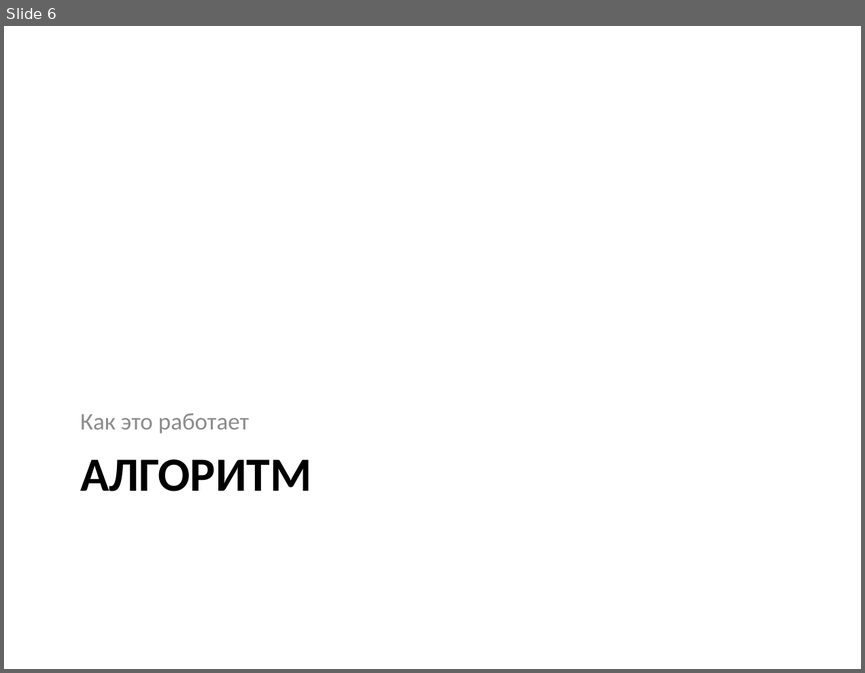
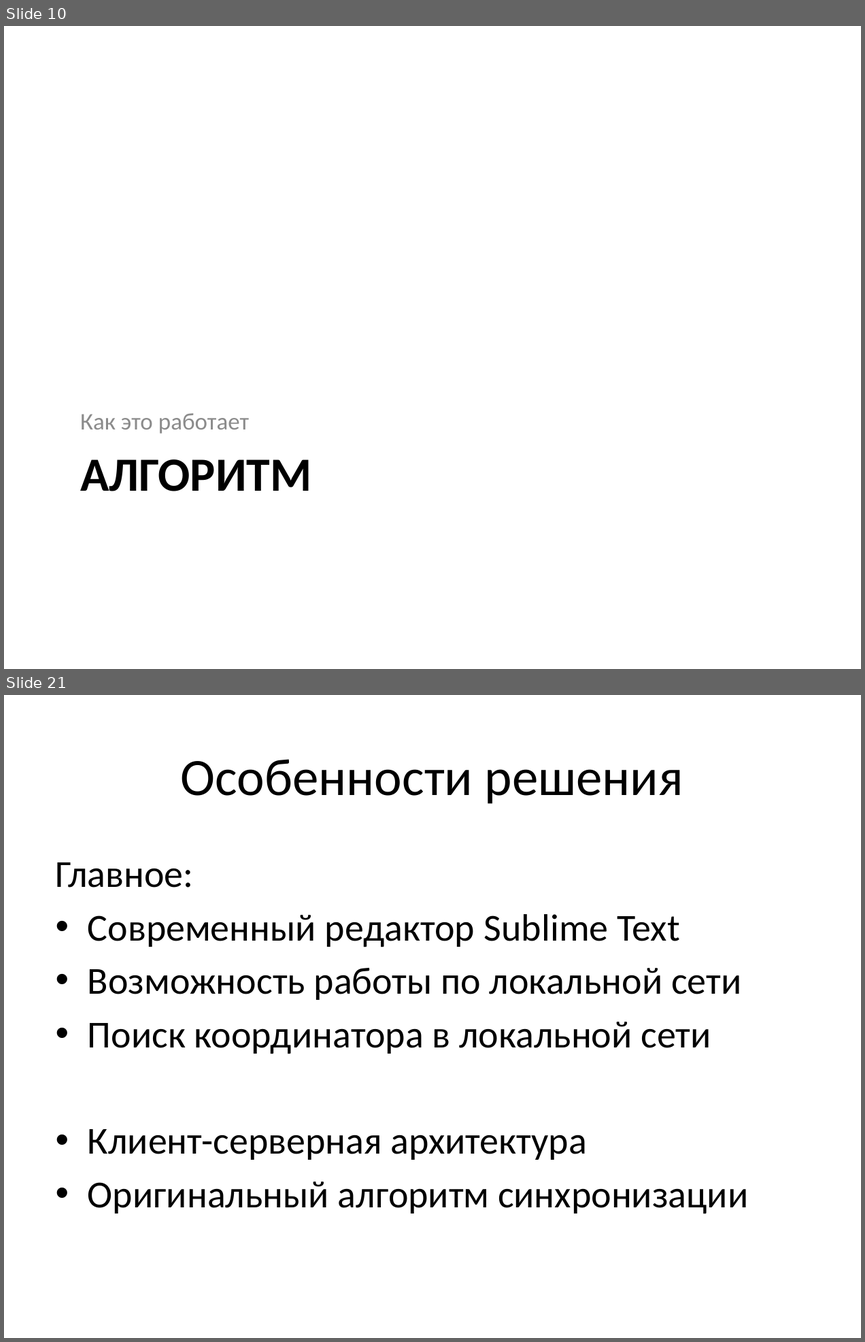
Before and after one commit to mikhail-putilov/archive, a slide deck: ВКР Путилов М.Ю. Презентация.pptx. Shown one above the other, each under a label of ours: slide 6 before the commit, slides 10 and 21 after it; the slides between them are not shown. The pictures are 865x673 and 865x1342 pixels, drawn with LibreOffice and Linux fonts; fonts in the diff are those of the drawing. Boxes give left, top, right and bottom in pixels: in the first picture for what was removed or moved away, otherwise in the second. Text is boxed around its words. In the diff, an @@ line names an element or a change of style, - is before the commit and + after.

```diff
--- a/ВКР Путилов М.Ю. Презентация.pptx
+++ b/ВКР Путилов М.Ю. Презентация.pptx
@@ slide 21 added at box(4, 695, 861, 1338), background #FFFFFF @@
@@ title added at box(180, 759, 683, 804), 44 pt, text #000000 @@
+Особенности решения
@@ text added at box(56, 862, 748, 1214), 32 pt, text #000000 @@
+Главное:
+• Современный редактор Sublime Text
+• Возможность работы по локальной сети
+• Поиск координатора в локальной сети
+• Клиент-серверная архитектура
+• Оригинальный алгоритм синхронизации
@@ what was slide 6 is now slide 10 @@
```
Also in this commit, not shown: 5 slides changed, 15 other slides added, 20 slides removed, 17 other files.
